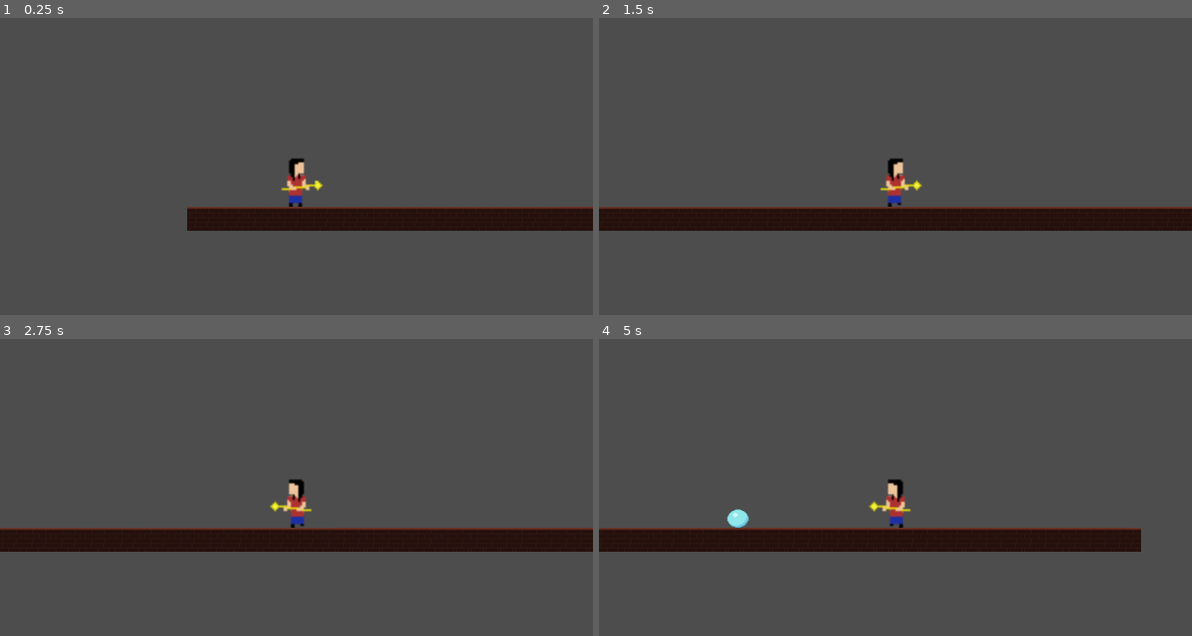
Above: before the commit, frames 1-4 (two rows, left to right).
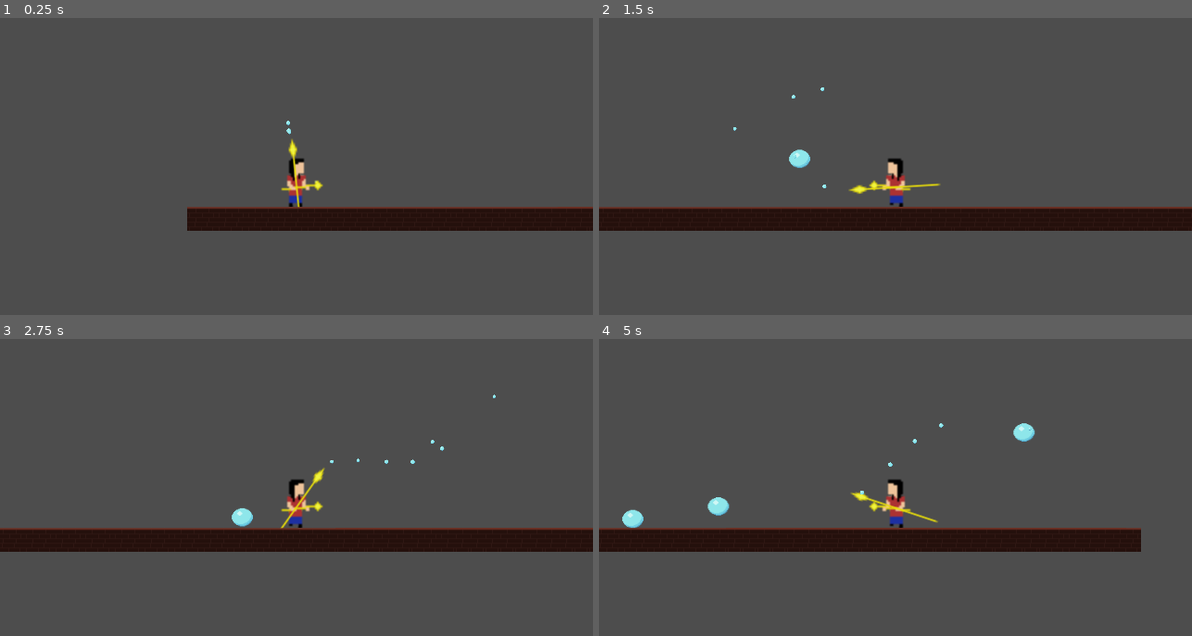
Above: after the commit, the same moments.

Repository: marin117/BubbleEscape
Game: Godot game, scene res://World.tscn
Same seed, same stepped clock (60 frames per second), same inputs: the game is played once before the commit and once after it.
Inputs (mouse positions are in pixels of both pictures, inside the frame that each line leads up to):
- Up to frame 1 (0.25 s): no input
- Up to frame 2 (1.5 s): tap Enter at 0.5 s; move the mouse to (1025, 160) at 0.52 s; hold D (right) from 0.53 s (still down); tap Space (jump) at 0.6, 0.77, 1.07 s; move the mouse to (776, 193) at 1.27 s; click (776, 193) at 1.35 s
- Up to frame 3 (2.75 s): tap Space (jump) at 1.52, 1.55, 1.82, 2.1 s; move the mouse to (355, 425) at 2.02 s; release D (right) at 2.03 s; hold A (left) from 2.03 s (still down)
- Up to frame 4 (5 s): move the mouse to (865, 564) at 2.77 s; release A (left) at 2.78 s; hold D (right) 2.78-4.28 s; click (865, 564) at 2.85 s; tap Space (jump) at 3.02, 3.05, 3.32, 3.6, 3.77, 4.07, 4.52, 4.55, 4.82 s; move the mouse to (1073, 546) at 3.52 s; move the mouse to (717, 448) at 4.27 s; hold A (left) from 4.28 s (still down); click (717, 448) at 4.35 s

The runs differ from the first frame. In frame 1, 0.2% of the frame differs, in the area x 48-51%, y 34-64%; in frame 2, 0.7%; in frame 3, 0.7%; in frame 4, 0.9%, in the area x 3-74%, y 28-64%.

Commit message:
Playing with particles

Diff:
--- a/Player.tscn
+++ b/Player.tscn
@@ -11,6 +11,8 @@
 [ext_resource type="Texture2D" uid="uid://dvqakvx6lpa7u" path="res://assets/player/staff_run/run1.png" id="9_ri1m4"]
 [ext_resource type="Texture2D" uid="uid://tusccxflvlwv" path="res://assets/player/staff_run/run2.png" id="10_3xmq6"]
 [ext_resource type="Texture2D" uid="uid://ckgfpl6fij83a" path="res://assets/player/staff_jump/jump.png" id="11_jdoah"]
+[ext_resource type="Texture2D" uid="uid://bcybtucbmr872" path="res://assets/weapons/staff.png" id="12_8bsy0"]
+[ext_resource type="Texture2D" uid="uid://dn7hp4q073c0d" path="res://assets/bubble.png" id="13_w7cda"]
 
 [sub_resource type="CapsuleShape2D" id="CapsuleShape2D_tcfxr"]
 height = 50.0
@@ -47,6 +49,22 @@
 "values": [ExtResource("2_yqvq8"), ExtResource("3_r3klr"), ExtResource("4_1ayov"), ExtResource("5_iaksi"), ExtResource("6_xw7r0"), ExtResource("7_y43bi"), ExtResource("8_task5")]
 }
 
+[sub_resource type="Animation" id="Animation_2au6p"]
+resource_name = "jumping"
+length = 0.5
+tracks/0/type = "value"
+tracks/0/imported = false
+tracks/0/enabled = true
+tracks/0/path = NodePath("Sprite2D:texture")
+tracks/0/interp = 1
+tracks/0/loop_wrap = true
+tracks/0/keys = {
+"times": PackedFloat32Array(0.0666667),
+"transitions": PackedFloat32Array(1),
+"update": 1,
+"values": [ExtResource("11_jdoah")]
+}
+
 [sub_resource type="Animation" id="Animation_0gubi"]
 resource_name = "walking"
 length = 0.2
@@ -64,22 +82,6 @@
 "values": [ExtResource("9_ri1m4"), ExtResource("10_3xmq6")]
 }
 
-[sub_resource type="Animation" id="Animation_2au6p"]
-resource_name = "jumping"
-length = 0.5
-tracks/0/type = "value"
-tracks/0/imported = false
-tracks/0/enabled = true
-tracks/0/path = NodePath("Sprite2D:texture")
-tracks/0/interp = 1
-tracks/0/loop_wrap = true
-tracks/0/keys = {
-"times": PackedFloat32Array(0.0666667),
-"transitions": PackedFloat32Array(1),
-"update": 1,
-"values": [ExtResource("11_jdoah")]
-}
-
 [sub_resource type="AnimationLibrary" id="AnimationLibrary_aw0jq"]
 _data = {
 "RESET": SubResource("Animation_xr4jb"),
@@ -87,6 +89,20 @@
 "jumping": SubResource("Animation_2au6p"),
 "walking": SubResource("Animation_0gubi")
 }
+
+[sub_resource type="CanvasItemMaterial" id="CanvasItemMaterial_bfadv"]
+
+[sub_resource type="ParticleProcessMaterial" id="ParticleProcessMaterial_ivbfk"]
+lifetime_randomness = 0.5
+particle_flag_disable_z = true
+direction = Vector3(0, -1, 0)
+spread = 20.0
+initial_velocity_max = 10.0
+angular_velocity_min = -1.60933e-05
+angular_velocity_max = 4.99998
+gravity = Vector3(0, 0, 0)
+scale_min = 0.15
+scale_max = 0.2
 
 [node name="PlayerBody" type="CharacterBody2D" groups=["players"]]
 position = Vector2(0, -9)
@@ -107,3 +123,21 @@
 }
 
 [node name="Camera" type="Camera2D" parent="."]
+
+[node name="Weapon" type="Sprite2D" parent="."]
+position = Vector2(1, 10)
+rotation = -0.119215
+scale = Vector2(4.20109, 1.75952)
+texture = ExtResource("12_8bsy0")
+
+[node name="Particles" type="GPUParticles2D" parent="Weapon"]
+material = SubResource("CanvasItemMaterial_bfadv")
+position = Vector2(13.9628, -1.15829)
+scale = Vector2(1, 1)
+amount = 10
+amount_ratio = 0.7
+process_material = SubResource("ParticleProcessMaterial_ivbfk")
+texture = ExtResource("13_w7cda")
+
+[node name="WeaponMarker" type="Marker2D" parent="Weapon"]
+position = Vector2(14.1991, -1.09069)
--- a/World.tscn
+++ b/World.tscn
@@ -23,8 +23,6 @@
 
 [node name="Player" parent="." instance=ExtResource("3_32t2y")]
 position = Vector2(126, 164)
-state = 0
-flipped = 1
 
 [node name="TileMapLayer" type="TileMapLayer" parent="."]
 tile_map_data = PackedByteArray("AAABAA0AAAAAAAAAAAADAA0AAAAAAAAAAAAFAA0AAAAAAAAAAAAHAA0AAAAAAAAAAAAJAA0AAAAAAAAAAAALAA …(560 unchanged characters)…
--- a/bubble.gd
+++ b/bubble.gd
@@ -1,6 +1,6 @@
 extends CharacterBody2D
 
-const FALL_VELOCITY: float = 0.1
+const FALL_VELOCITY: float = 0.05
 const BOUNCE_STRENGTH = 0.5
 
 signal bubble_collided(body: Node2D)
--- a/player.gd
+++ b/player.gd
@@ -13,6 +13,8 @@
 
 @export var state : Types.PlayerStates = Types.PlayerStates.IDLE
 @export var flipped: int = 1
+@export var weapon_rotation: float = 0.0
+@export var weapon_marker_position: Vector2 = Vector2(0,0)
 
 func _apply_forces(delta: float) -> void:
 	if not is_on_floor():
@@ -39,16 +41,20 @@
 	var direction := Input.get_axis("left", "right")
 	if direction:
 		velocity.x = direction * SPEED
-		if direction == -1:
-			$Sprite2D.flip_h = true
-			flipped = -1
-		else:
-			$Sprite2D.flip_h = false
-			flipped = 1
 		if is_on_floor():
 			state = Types.PlayerStates.WALKING
 	else:
 		velocity.x = move_toward(velocity.x, 0, SPEED)
+	var mouse_pos: Vector2 = get_global_mouse_position()
+	var angle_to_mouse: float = rad_to_deg((mouse_pos - $Weapon.global_position).normalized().angle())
+	if angle_to_mouse < 0:
+		angle_to_mouse += 360
+	if angle_to_mouse < 20 or angle_to_mouse > 160:
+		$Weapon.look_at(get_global_mouse_position())
+	$Sprite2D.flip_h = position > get_global_mouse_position()
+	weapon_rotation = $Weapon.global_rotation
+	flipped = -1 if $Sprite2D.flip_h else 1
+	weapon_marker_position = $Weapon/WeaponMarker.global_position
 	_change_animation()
 	move_and_slide()
 
--- a/project.godot
+++ b/project.godot
@@ -13,7 +13,6 @@
 config/name="BubbleEscape"
 run/main_scene="res://World.tscn"
 config/features=PackedStringArray("4.3", "GL Compatibility")
-config/icon="res://assets/test_assets/icon.svg"
 
 [autoload]
 
--- a/world.gd
+++ b/world.gd
@@ -11,13 +11,13 @@
 var max_bubbles: int = 4
 
 func _spawn_bubble():
-	if $Player.state == Types.PlayerStates.JUMPING:
-		return
+	#if $Player.state == Types.PlayerStates.JUMPING:
+	#	return
 	if bubbles.size() == max_bubbles:
 		bubbles[0].queue_free()
 		bubbles.remove_at(0)
 	var bubble = bubble_scene.instantiate()
-	bubble.position = $Player.position + Vector2(50 * $Player.flipped, -10)
+	bubble.position = $Player.weapon_marker_position
 	bubbles.append(bubble)
 	bubble.enlarge()
 	bubble.bubble_collided.connect(_on_bubble_collided)
Not shown: 1 places in Player.tscn that only renumber resources
Binary file added: assets/weapons/staff.png
Not shown, added: assets/weapons/staff.png.import
